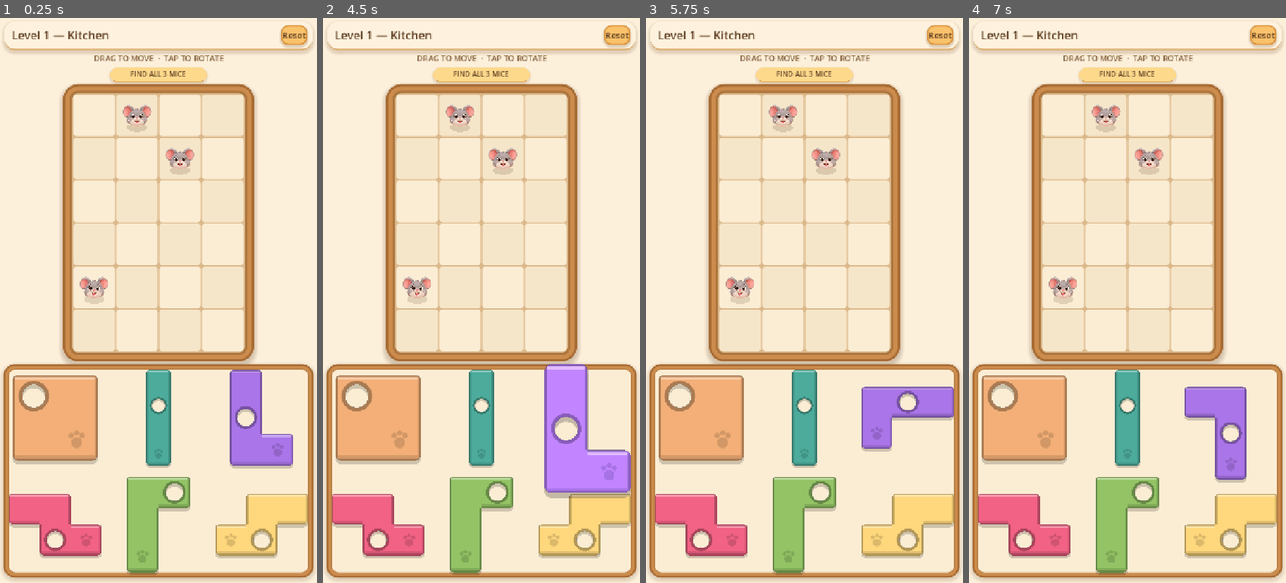
Above: before the commit, frames 1-4 (left to right).
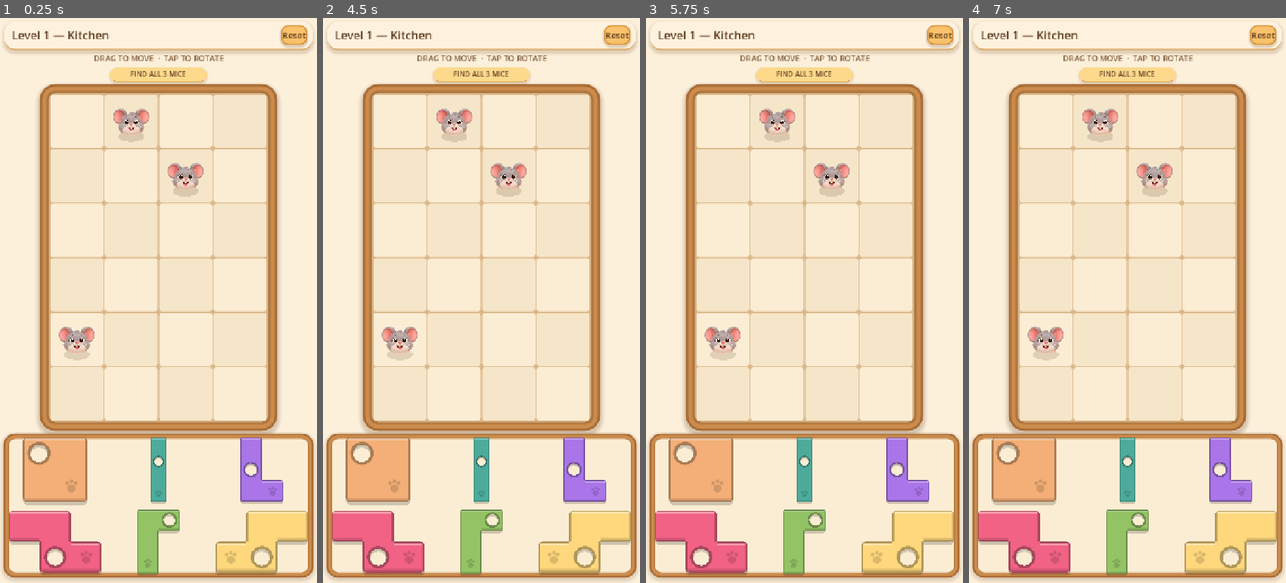
Above: after the commit, the same moments.

Repository: y-xin12/Mouse-Hunter
Game: Godot game, scene res://scenes/main.tscn
The game is run twice, just before and just after one commit, with the same random seed, the same clock (stepped at 60 frames per second) and the same inputs.
Inputs (mouse positions are in pixels of both pictures, inside the frame that each line leads up to):
- Up to frame 1 (0.25 s): no input
- Up to frame 2 (4.5 s): tap Enter at 0.5 s; move the mouse to (551, 272) at 0.52 s; tap R at 0.6, 2.85, 4.35 s; click (551, 272) at 0.67 s; click "Reset" at 1.25 s; drag from (418, 328) to (465, 413) at 2.02 s; move the mouse to (513, 176) at 2.77 s; click (513, 176) at 2.92 s; drag from (465, 413) to (386, 215) at 3.52 s; move the mouse to (576, 385) at 4.27 s; click (576, 385) at 4.42 s
- Up to frame 3 (5.75 s): drag from (709, 215) to (756, 159) at 5.02 s
- Up to frame 4 (7 s): move the mouse to (1143, 300) at 5.77 s; tap R at 5.85 s; click (1143, 300) at 5.92 s; drag from (1079, 159) to (1064, 328) at 6.52 s

The runs differ from the first frame. In frame 1, 31% of the frame differs, in the area x 0-100%, y 11-99%; in frame 2, 32%; in frame 3, 31%; in frame 4, 31%.

Commit message:
minor board size edit

Diff:
--- a/scripts/game_manager.gd
+++ b/scripts/game_manager.gd
@@ -12,7 +12,7 @@
 ## Vertical space reserved for the header, instruction and goal labels.
 const TOP_HUD_HEIGHT := 150.0
 ## Fraction of the remaining height given to the board (rest is the tray).
-const BOARD_ZONE_RATIO := 0.56
+const BOARD_ZONE_RATIO := 0.7
 const SCREEN_MARGIN := 8.0
 const Z_PLACED := 5
 const Z_DRAGGING := 100
